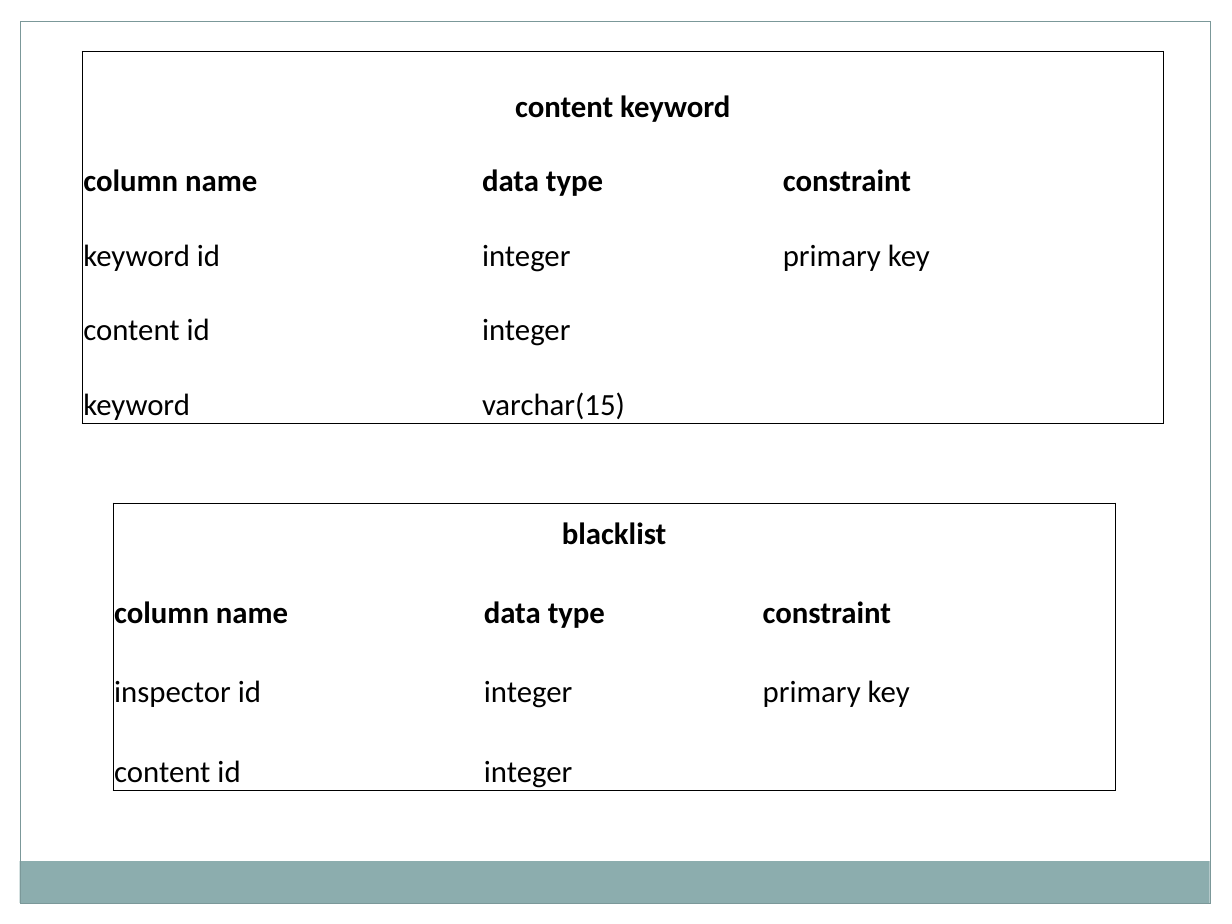
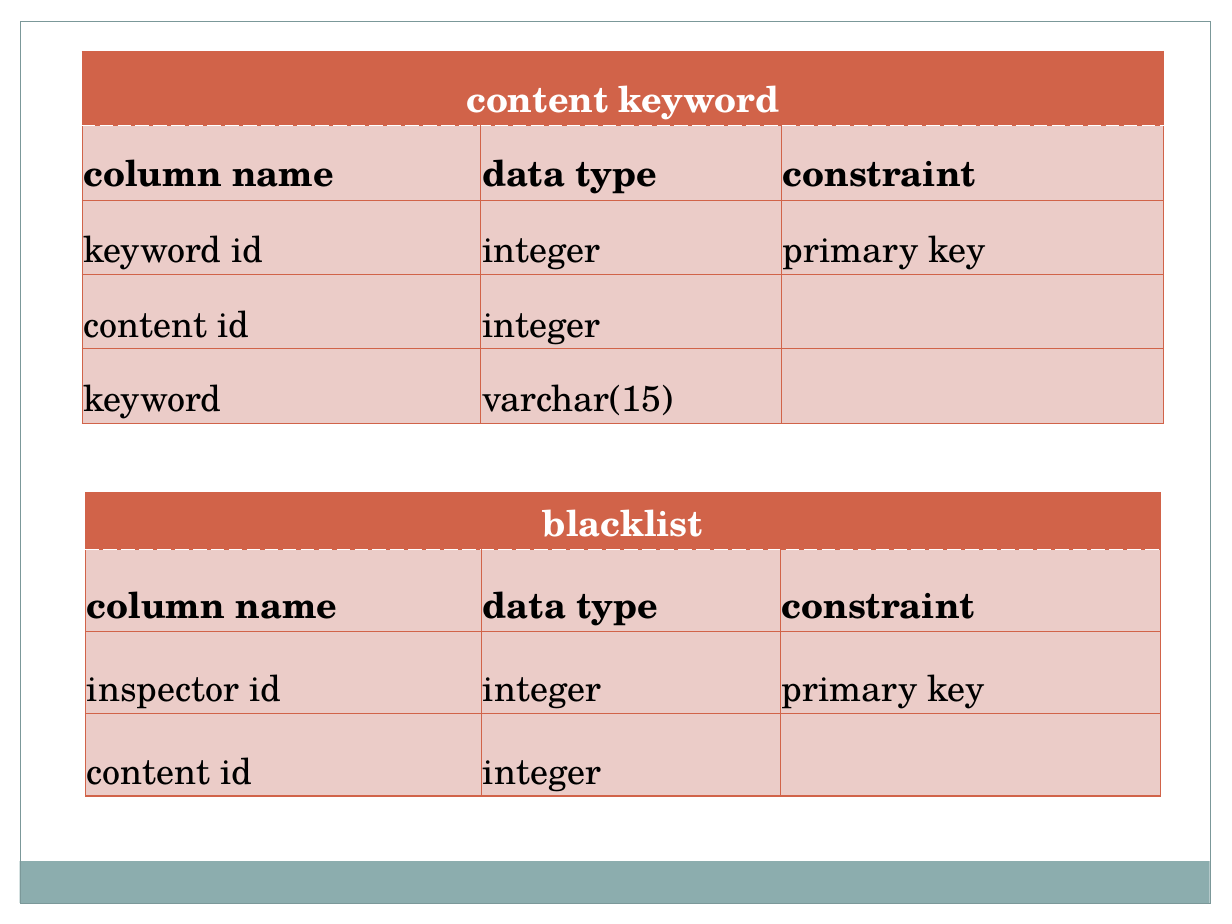
Before and after one commit to Bsccs/tutorial-site, a slide deck: slide 54 of documentation/project.pptx (slide 53 before the commit). Drawn at 1232x924 pixels with LibreOffice and Linux fonts; fonts in the diff are those of the drawing. Boxes give left, top, right and bottom in pixels: in the first picture for what was removed or moved away, otherwise in the second. Text is boxed around its words. In the diff, an @@ line names an element or a change of style, - is before the commit and + after.

```diff
--- a/documentation/project.pptx
+++ b/documentation/project.pptx
@@ table at [83, 52, 1164, 424] @@
@@ fill none to #D16349 in row 1, column 1 @@
@@ size 18 to 21 pt, font Calibri to TeX Gyre Schola @@
@@ text colour #000000 to #FFFFFF in "content keyword" @@
@@ borders changed @@
@@ table at [85, 493, 1161, 796] @@
@@ fill none to #D16349 in row 1, column 1 @@
@@ size 18 to 21 pt, font Calibri to TeX Gyre Schola @@
@@ text colour #000000 to #FFFFFF in "blacklist" @@
@@ borders changed @@
@@ table: place and size @@
-table at [113, 503, 1115, 792]
+table at [85, 493, 1161, 796]
```
Also in this commit, not shown: 13 other slides changed, 1 slide added.
